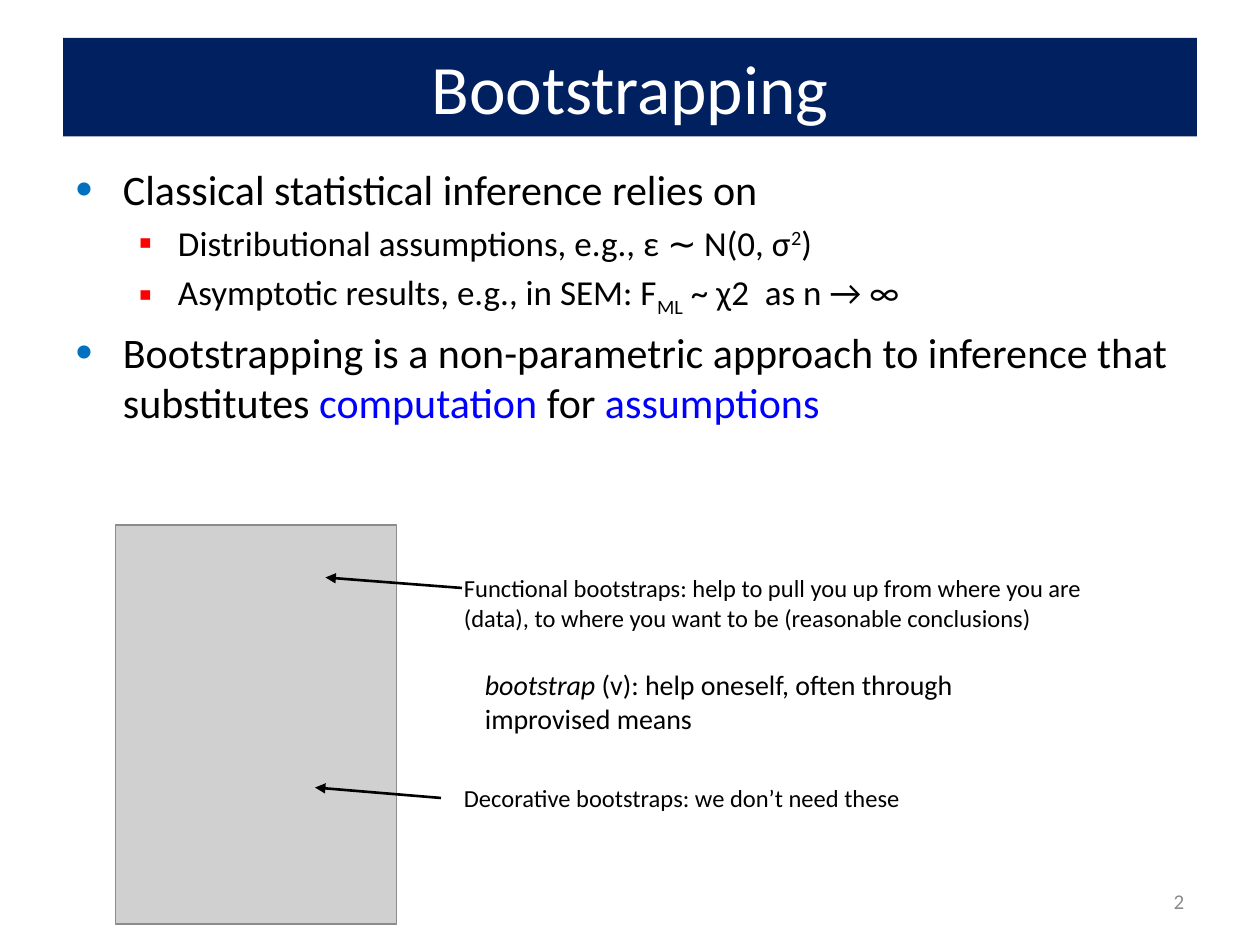
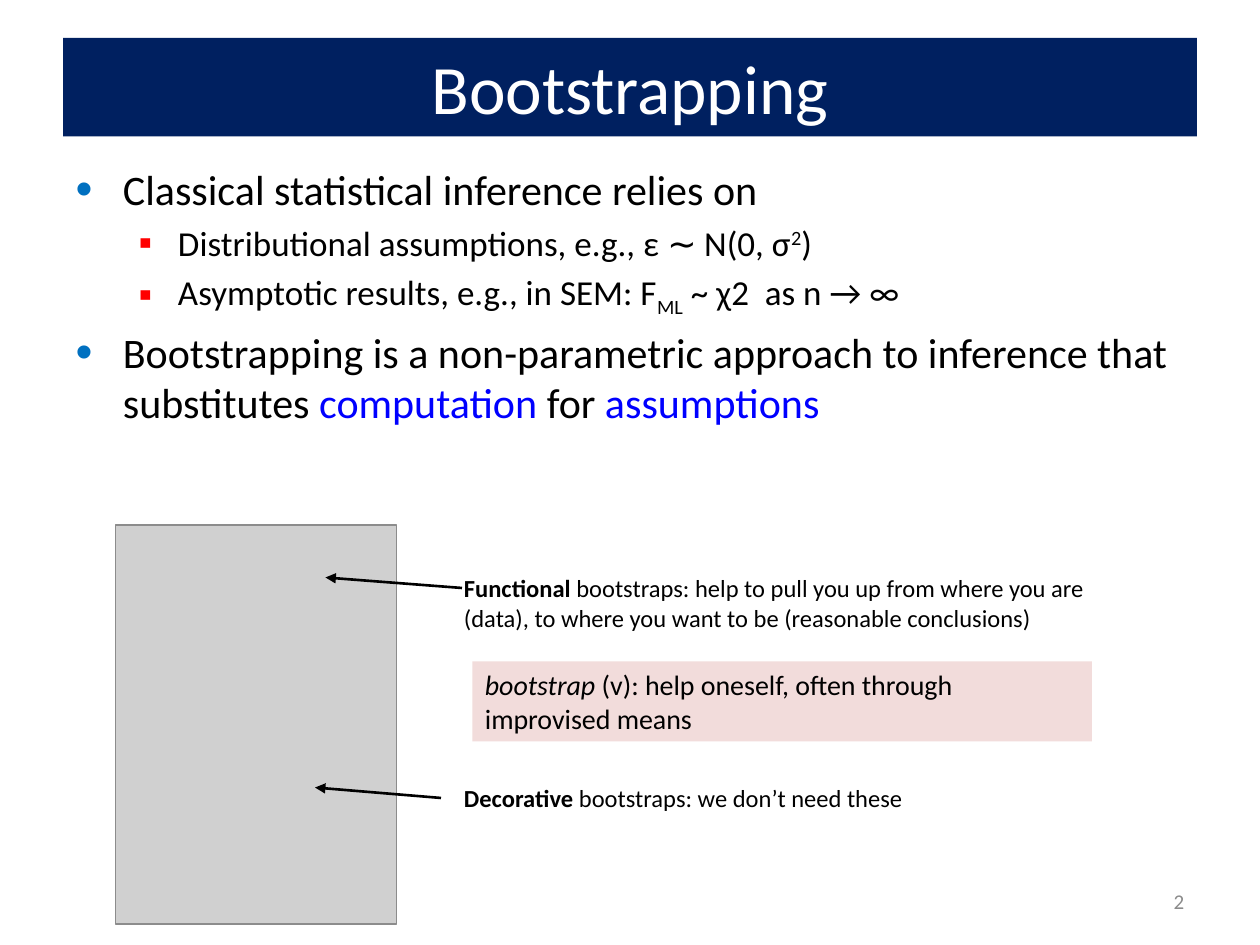
Before and after one commit to friendly/6135, a slide deck: slide 2 of lectures/bootstrap.pptx. Drawn at 1260x945 pixels with LibreOffice and Linux fonts; fonts in the diff are those of the drawing; grey boxes stand for pictures. Boxes give left, top, right and bottom in pixels: in the first picture for what was removed or moved away, otherwise in the second. Text is boxed around its words. In the diff, an @@ line names an element or a change of style, - is before the commit and + after.

```diff
--- a/lectures/bootstrap.pptx
+++ b/lectures/bootstrap.pptx
@@ text "Functional bootstraps: help to pull ..." at (464, 579, 1083, 631): bold on in "Functional" @@
@@ rectangle "bootstrap (v): help oneself, often ...": place and size @@
-rectangle "bootstrap (v): help oneself, often ..." at (485, 674, 952, 734)
+rectangle "bootstrap (v): help oneself, often ..." at (472, 662, 1092, 742)
@@ rectangle "bootstrap (v): help oneself, often ..." at (472, 662, 1092, 742): fill none to #F2DCDB @@
@@ text "Decorative bootstraps: we don’t need ..." at (464, 789, 902, 811): bold on in "Decorative" @@
```
Also in this commit, not shown: 7 other slides changed, 2 slides added, 17 other files.
